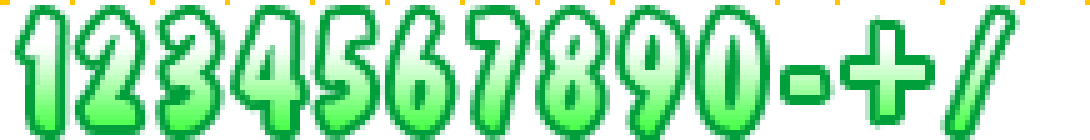
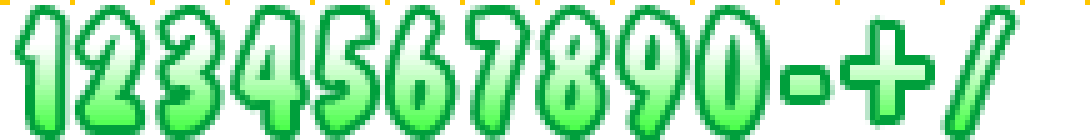
The second (1090, 140) image is a revision of the first. Changes to its layers:
painted on "bb" over [690, 0, 695, 5]
